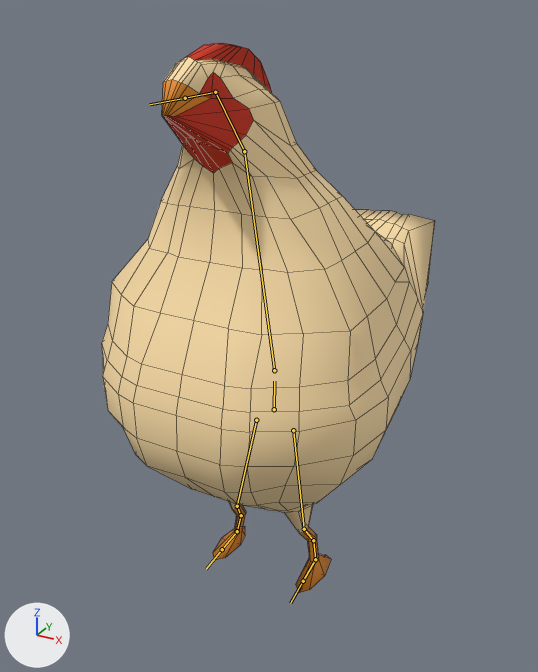
Renders of the FBX model GithubGameJam2019/Assets/Asset Packs/Jessie Models/Models/chicken.fbx from each side of a commit.
The view is the same before and after, from a 50 mm lens placed at (0.431, -0.727, 0.76), pointed at (-0.084, 0.21, 0.292). The axes (+X, +Y, +Z) are drawn at lower left. The lights are the same throughout. The bones that bend it are drawn over the model as lines. Mesh edges are drawn as thin lines.
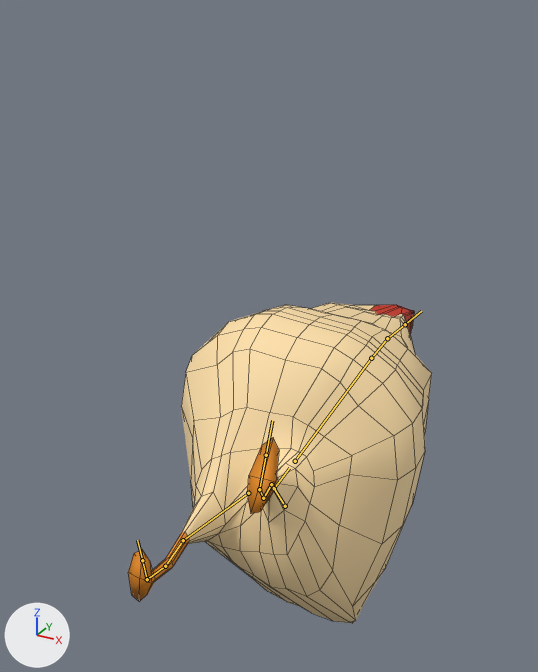
The newer file adds an action. The first version stands in its rest pose; the second is drawn at frame 13 of the action 'Armature|ChickenDied'.

Changed parts and their boxes (x1, y1, x2, y2) in the pictures (538 x 672 px):
'Cube', posed (9% narrower, 42% shorter): before (102, 43, 435, 593); after (128, 303, 432, 623)
bone 'Body', root to tip: before (274, 409) to (274, 381); after (274, 488) to (289, 468)
bone 'Neck', root to tip: before (274, 370) to (244, 151); after (295, 461) to (371, 358)
bone 'Neck.001', root to tip: before (244, 151) to (215, 92); after (371, 358) to (387, 338)
bone 'Head', root to tip: before (215, 92) to (185, 98); after (387, 338) to (405, 324)
bone 'UpperLeg.L', root to tip: before (293, 430) to (304, 529); after (285, 506) to (271, 484)
bone 'Ankle.L', root to tip: before (313, 540) to (315, 559); after (263, 498) to (259, 489)
bone 'Foot.L', root to tip: before (315, 559) to (303, 581); after (259, 489) to (266, 455)
bone 'UpperLeg.R', root to tip: before (256, 420) to (237, 506); after (248, 493) to (183, 540)

What the commit changed:
Bone 'Body' (bone_body) moves from (0.0, 0.0, 0.0) to (0.028, -0.554, 0.039).
Bone 'Body' (bone_body) turns from (0, 0, 0) to (-82, -2, 0) degrees about its own x, y and z.
Bone 'Neck' (bone_neck) turns from (0, 0, 0) to (0, 3, -13) degrees about its own x, y and z.
Bone 'Neck.001' (bone_neck_001) turns from (0, 0, 0) to (1, 1, -30) degrees about its own x, y and z.
Bone 'Head' (bone_head) turns from (0, 0, 0) to (-43, -6, -2) degrees about its own x, y and z.
Bone 'UpperLeg.L' (bone_upperleg_l) turns from (0, 0, 0) to (40, -13, 21) degrees about its own x, y and z.
Bone 'Ankle.L' (bone_ankle_l) turns from (0, 0, 0) to (10, -2, 3) degrees about its own x, y and z.
Bone 'Foot.L' (bone_foot_l) turns from (0, 0, 0) to (-10, 0, 0) degrees about its own x, y and z.
Bone 'UpperLeg.R' (bone_upperleg_r) turns from (0, 0, 0) to (4, -6, 6) degrees about its own x, y and z.
